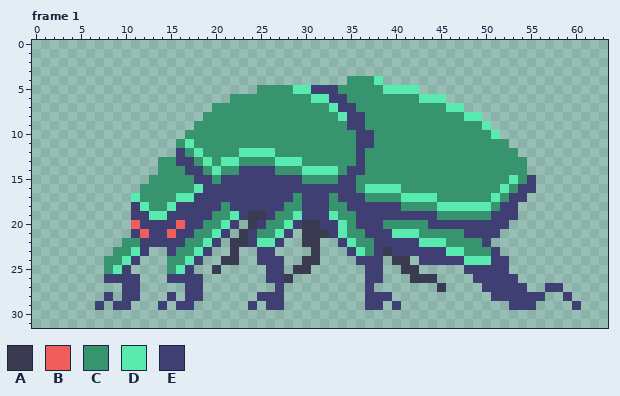
Two states of a pixel-art file, core/assets/ase/scarab.ase. This is how it looked before the edit.
64x32 pixels, 1 frame. Shown: frame 1. The commit also changed other frames, which this record leaves out.
Palette (. is transparent): A #3a3a50  B #f05d5d  C #37946e  D #59eaaf  E #3f3f74
Pixels before, frame 1, first column x 7:
 4 ............................CCCD......................
 5 ..................CCCCDDEEECCCCCDDDD..................
 6 ...............CCCCCCCCCDDEECCCCCCCCDDD...............
 7 .............CCCCCCCCCCCCCDEECCCCCCCCCCDD.............
 8 ............CCCCCCCCCCCCCCCDEECCCCCCCCCCCDD...........
 9 ...........CCCCCCCCCCCCCCCCCEECCCCCCCCCCCCCD..........
10 ..........CCCCCCCCCCCCCCCCCCCEECCCCCCCCCCCCCD.........
11 .........CDCCCCCCCCCCCCCCCCCCEECCCCCCCCCCCCCCC........
12 .........ECDCCCCDDDDCCCCCCCCCECCCCCCCCCCCCCCCCC.......
13 .......CCEECDCDDCCCCDDDCCCCCCECCCCCCCCCCCCCCCCCC......
14 .......CCCEECDCCEEEECCCDDDDCEECCCCCCCCCCCCCCCCCC......
15 ......CCCCCEECEEEEEEEEECCCCEECCCCCCCCCCCCCCCCCDCE.....
16 .....CCCCCCDEEEEEEEEEEEEEEEEECDDDDCCCCCCCCCCCDCEE.....
17 ....DCCCCDDEEEEEEEEEEECEEECEEECCCCDDDDCCCCCCDCEE......
18 ....EDCCDEEEEECEEEEEECCEEECCEEEEEECCCCDDDDDDCEE.......
19 ....EEDDEEEEECCDEAAECCDEEEDCCEEEEEEEEECCCCCCEEE.......
20 ....BEEEEBEECCDE.AECCDEAAEEDCEEECCCCCEEEEEEEEE........
21 ....EBEEBEECCDE.AECCDE.AAAEDCCEEEDDDCCCCCEEEE.........
22 ...CCEEEEECCDE.AAEDDE..AA..EDCCEEEEEDDDCCCCE..........
23 ..CCDE..ECCDE..A..EE....A...EDCEAEEEEEEDDCCCE.........
24 .CCDE...CCDE..AA..EEE..AA....EEE.AA.EEEEEDDDEE........
25 .CDE....CDE..A.....EE.AA......EE..AA.....EEEEE........
26 .EEEE...EEEE.......EEA........EE...AAA....EEEEE.......
27 ...EE.....EE........E.........E.......A....EEEEE..EE..
28 .E.EE...E.EE......EEE.........EEE...........EEEEEE..E.
29 E.EE...E.EE......E.EE.........EE.E............EEE....E
The result:
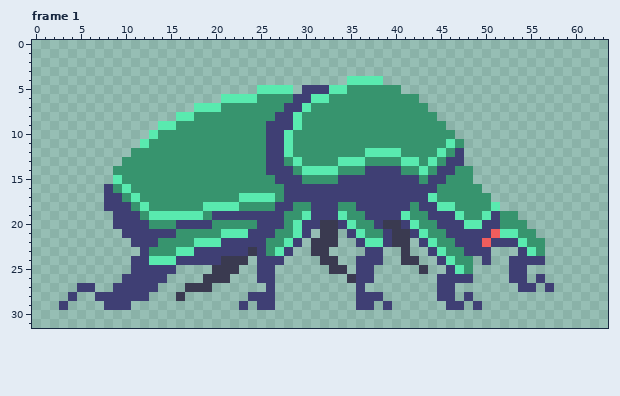
Commit: coded scarab AI, added new animation
From old to new:
layer "back legs" added
layer "butt" added
layer "torso" added
layer "head" added
layer "front legs" added
layer "Layer 1" removed
Changed rows in their new state; - is an unchanged pixel.
Frame 1:
first column x 3:
 4 --------------------------------DDD-----------------------
 5 ----------------------DDDD.E--DD----CC..------------------
 6 ------------------DDDD----EE--CC--------...---------------
 7 ---------------DDD-------EED--CCC--------....-------------
 8 -------------DDC--------EED----CCC--------.....-----------
 9 -----------DDCC--------EEED-----CC---------.....----------
10 ----------DCCC---------EED-------CC---------.....---------
11 ---------DCCC-C--------EED-------CC--------D-.....--------
12 --------CCCCCC-C----CCCEED-------CDDDD----D-E......-------
13 -------CCCC--CC-C-CC---EEC-----DDD----DD-D-EE.......------
14 ------CCCCC---CC-C--CCC-EE------CCEEEE--D-EE--......------
15 ------DCCC-----CC-CCCCCC---------EEEEEEE-EE---.......-----
16 -----ECDC------CCCCCCCCCC--------EEEEEEEEE-----......-----
17 -----EEC-----CCCCCCCDDDDC-E---E---EEEEEEE-------....------
18 -----EEEC---CCCCDDDDCCCC-E-C--E-C-----E-EE--CCCCD..-------
19 ------EE-C--DDDDCEEE-EE-E-CD--ED-C----DCC-EED--D-CC-------
20 ------EEE-CCCE--E-CCCC-EECDEEAAEDCC-AAED-C---DD--CCC------
21 -------E-E--ECC--CDDD-EECCDE.-A.EDCC-AAED--EE---BDDCC-----
22 -------.E--CCC-D-DEEE-ECCDE.-AA..EDD-AA.E-C-EEEBEEEDCC----
23 ------...-CCCDDE-EEEEA-CDE---A--..E-..A..-DCCEEE.--EDC----
24 -----...-EDDDEE-EE--A------..AA------.-A..-DCC.E..EEEE----
25 -----...EEEEE..---AA--E-.-..--AA-E-.--..A--EDC....EE------
26 -----..--EEE....AAA---E-..------AE-.---...EEEE....-E-E----
27 --EE--E--EE---AAA------E.--------E.-------EE---....-E--.--
28 -E--E-E--E--.A..-----E--.--------E--.-----EE-E--......--.-
29 E---.E-----.-..-----E.E-.--------E-.E.-----EE-E---...----.
